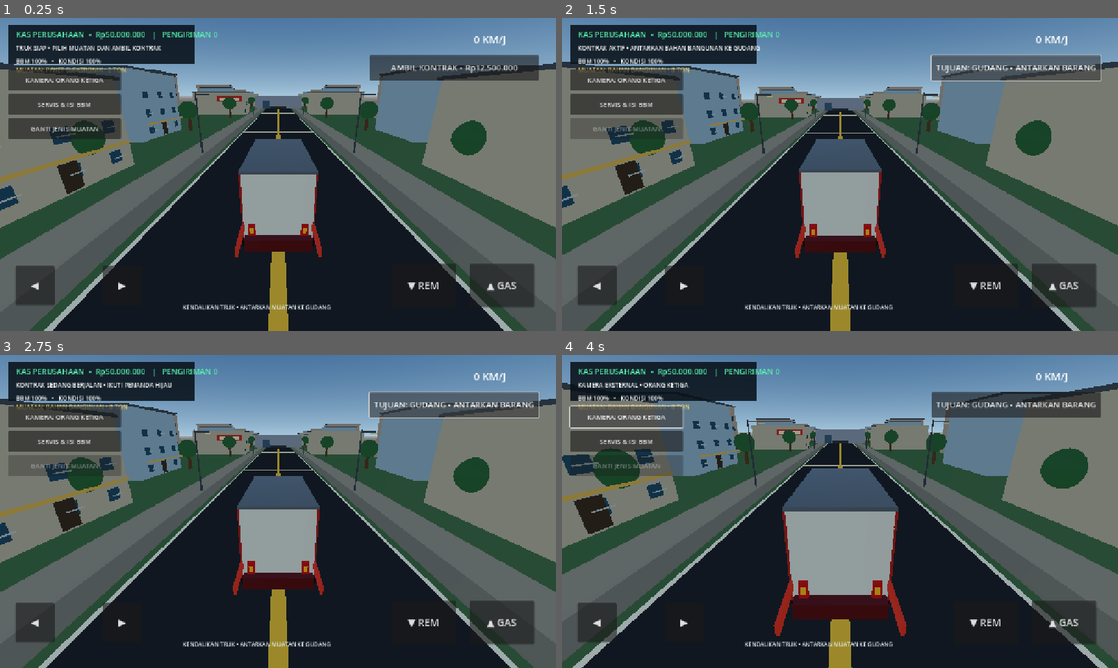
Above: before the commit, frames 1-4 (two rows, left to right).
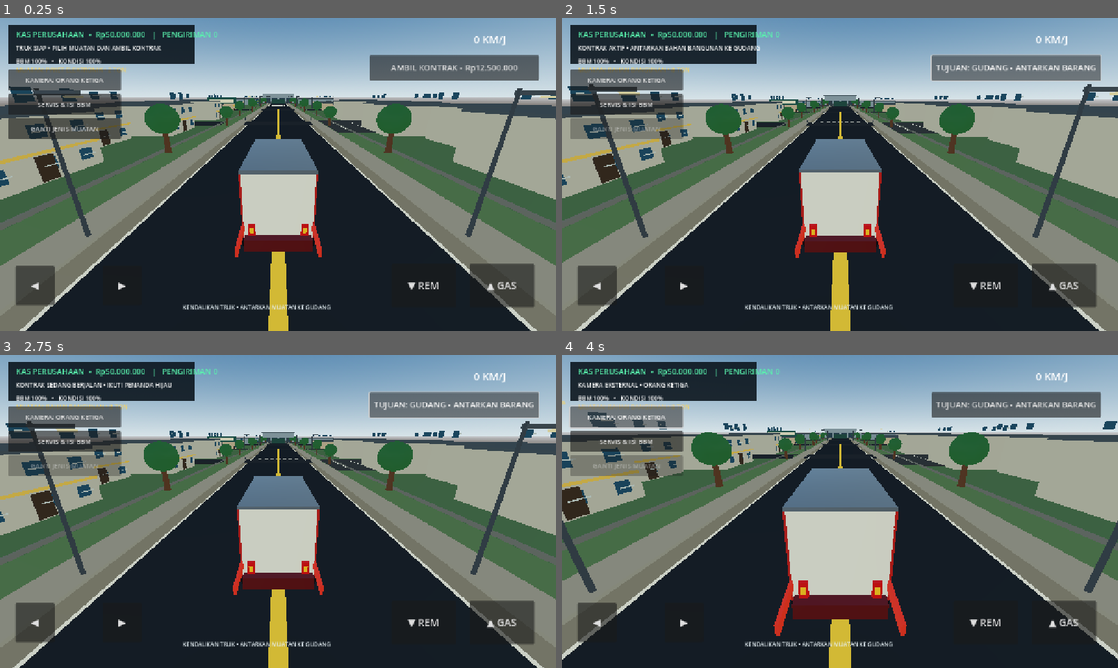
Above: after the commit, the same moments.

Repository: Muhtadi112/Business-Empire
Game: Godot game, scene res://scenes/main.tscn
Two runs of this game, one before a commit and one after it. Both use one fixed random seed, a clock stepped at 60 frames per second and the inputs below.
Inputs:
- Up to frame 1 (0.25 s): no input
- Up to frame 2 (1.5 s): click "GANTI JENIS MUATAN" at 0.5 s; click "AMBIL KONTRAK • Rp18.500.000" at 1.25 s
- Up to frame 3 (2.75 s): click "TUJUAN: GUDANG • ANTARKAN BAR…" at 2 s
- Up to frame 4 (4 s): click "KAMERA: ORANG KETIGA" at 2.75 s; click "KAMERA: KABIN" at 3.5 s

The runs differ from the first frame. In frame 1, 65% of the frame differs, in the area x 0-100%, y 0-100%; in frame 2, 65%; in frame 3, 65%; in frame 4, 66%.

Commit message:
Build expanded Indonesian logistics city map using Kenney asset packs

Diff:
--- a/godot/scripts/main.gd
+++ b/godot/scripts/main.gd
@@ -37,7 +37,7 @@
 var cargo_button: Button
 var cargo_label: Label
 var warehouse_marker: MeshInstance3D
-var target_position := Vector3(0, 0, -95.0)
+var target_position := Vector3(0, 0, -185.0)
 var joystick_vector := Vector2.ZERO
 var touch_origin := Vector2.ZERO
 var joystick_touch := -1
@@ -105,44 +105,95 @@
 		_save_game()
 
 func _build_world() -> void:
+	# MAP: kota kecil Indonesia dengan koridor utama, pusat komersial,
+	# kawasan permukiman, industri, dan terminal logistik.
 	var world_env := WorldEnvironment.new()
 	var environment := Environment.new()
 	environment.background_mode = Environment.BG_SKY
 	environment.sky = Sky.new()
 	var sky_material := ProceduralSkyMaterial.new()
-	sky_material.sky_top_color = Color(0.17, 0.35, 0.55)
-	sky_material.sky_horizon_color = Color(0.65, 0.78, 0.86)
+	sky_material.sky_top_color = Color(0.16, 0.32, 0.49)
+	sky_material.sky_horizon_color = Color(0.72, 0.79, 0.82)
 	environment.sky.sky_material = sky_material
 	environment.ambient_light_source = Environment.AMBIENT_SOURCE_COLOR
-	environment.ambient_light_color = Color(0.72, 0.78, 0.86)
-	environment.ambient_light_energy = 0.8
+	environment.ambient_light_color = Color(0.78, 0.81, 0.82)
+	environment.ambient_light_energy = 0.9
+	environment.tonemap_mode = Environment.TONE_MAPPER_FILMIC
 	world_env.environment = environment
 	add_child(world_env)
 
-	_add_box(self, Vector3(0, -0.6, -35), Vector3(220, 1, 260), Color(0.25, 0.42, 0.25))
+	# Tanah utama dan bidang rumput di luar kota.
+	_add_box(self, Vector3(0, -0.65, -75), Vector3(260, 1.2, 430), Color(0.27, 0.39, 0.25))
 	var ground_body := StaticBody3D.new()
-	ground_body.position = Vector3(0, -0.6, -35)
+	ground_body.position = Vector3(0, -0.65, -75)
 	var ground_collision := CollisionShape3D.new()
 	var ground_shape := BoxShape3D.new()
-	ground_shape.size = Vector3(220, 1, 260)
+	ground_shape.size = Vector3(260, 1.2, 430)
 	ground_collision.shape = ground_shape
 	ground_body.add_child(ground_collision)
 	add_child(ground_body)
-	_add_box(self, Vector3(0, -0.05, -35), Vector3(12, 0.12, 250), Color(0.12, 0.13, 0.14))
-	for z in range(15, -151, -12):
-		_add_box(self, Vector3(0, 0.025, z), Vector3(0.18, 0.025, 5.0), Color(0.92, 0.86, 0.55))
+
+	# Jalan arteri utama dua arah.
+	_add_box(self, Vector3(0, -0.015, -75), Vector3(13.5, 0.12, 410), Color(0.105, 0.115, 0.12))
+	_add_box(self, Vector3(-7.1, 0.0, -75), Vector3(1.0, 0.14, 410), Color(0.48, 0.46, 0.39))
+	_add_box(self, Vector3(7.1, 0.0, -75), Vector3(1.0, 0.14, 410), Color(0.48, 0.46, 0.39))
+	for z in range(125, -276, -10):
+		_add_box(self, Vector3(0, 0.065, float(z)), Vector3(0.16, 0.025, 4.5), Color(0.94, 0.82, 0.48))
 	for side in [-1, 1]:
-		_add_box(self, Vector3(side * 7.5, 0.0, -35), Vector3(2.0, 0.12, 250), Color(0.48, 0.48, 0.43))
-		for i in range(9):
-			var zpos := 10.0 - float(i) * 22.0
-			var x := float(side) * (19.0 + float(i % 3) * 7.0)
-			var size := Vector3(12.0 + float(i % 2) * 4.0, 7.0 + float(i % 3) * 2.0, 12.0)
-			_add_building(Vector3(x, size.y / 2.0 - 0.1, zpos), size, [Color(0.72,0.68,0.57), Color(0.57,0.68,0.72), Color(0.69,0.61,0.52)][i % 3])
+		_add_box(self, Vector3(float(side) * 6.55, 0.075, -75), Vector3(0.12, 0.035, 410), Color(0.9, 0.9, 0.82))
+
+	# Jalan penghubung ke blok kota pada tiga distrik.
+	for z in [-28.0, -78.0, -128.0, -178.0, -228.0]:
+		_add_box(self, Vector3(0, 0.015, z), Vector3(100, 0.12, 8.0), Color(0.13, 0.14, 0.145))
+		for x in range(-45, 46, 8):
+			_add_box(self, Vector3(float(x), 0.09, z), Vector3(3.5, 0.025, 0.16), Color(0.88, 0.84, 0.72))
+
+	# Trotoar, jalur hijau, lampu jalan dan pohon peneduh.
+	for side in [-1, 1]:
+		_add_box(self, Vector3(float(side) * 8.6, 0.10, -75), Vector3(2.0, 0.22, 410), Color(0.55, 0.54, 0.48))
+		_add_box(self, Vector3(float(side) * 11.0, 0.015, -75), Vector3(2.8, 0.12, 410), Color(0.31, 0.43, 0.27))
+		for i in range(17):
+			var zpos := 115.0 - float(i) * 23.0
+			_add_tree(Vector3(float(side) * (10.6 + float(i % 2) * 1.2), 0.0, zpos), 0.95 + float(i % 3) * 0.12)
+			if i % 2 == 0:
+				_add_streetlight(Vector3(float(side) * 8.0, 0.0, zpos - 8.0))
+
+	# Pusat komersial: ruko dan bangunan usaha.
+	for i in range(6):
+		var zc := 8.0 - float(i) * 12.0
+		for side in [-1, 1]:
+			var x := float(side) * (22.0 + float(i % 2) * 5.0)
+			_add_building(Vector3(x, 0.0, zc), Vector3(11, 9, 10), Color(0.68, 0.67, 0.59))
+	# Area parkir dan marka depan pertokoan.
+	_add_box(self, Vector3(25, 0.025, -23), Vector3(30, 0.12, 18), Color(0.19, 0.20, 0.20))
+	for i in range(7):
+		_add_box(self, Vector3(12.5 + float(i) * 4.1, 0.10, -23), Vector3(0.12, 0.025, 12), Color(0.88, 0.88, 0.82))
+
+	# Permukiman: rumah lebih renggang, pepohonan dan halaman.
+	for i in range(6):
+		var zs := -55.0 - float(i) * 12.0
+		for side in [-1, 1]:
+			var x := float(side) * (25.0 + float(i % 2) * 10.0)
+			_add_building(Vector3(x, 0.0, zs), Vector3(10, 6, 9), Color(0.72, 0.64, 0.51))
+			_add_tree(Vector3(x + float(side) * 8.0, 0.0, zs - 3.0), 0.9)
+
+	# Zona industri: gudang, workshop dan halaman truk.
+	for i in range(5):
+		var zi := -145.0 - float(i) * 16.0
+		for side in [-1, 1]:
+			var x := float(side) * (27.0 + float(i % 2) * 7.0)
+			_add_building(Vector3(x, 0.0, zi), Vector3(17, 8, 15), Color(0.49, 0.55, 0.57))
+	_add_box(self, Vector3(0, 0.04, -190), Vector3(74, 0.14, 34), Color(0.22, 0.23, 0.22))
+	for i in range(9):
+		_add_box(self, Vector3(-31.0 + float(i) * 7.5, 0.13, -190), Vector3(0.13, 0.025, 24), Color(0.91, 0.82, 0.48))
+
+	# Model jalan modular Kenney sebagai detail visual pada persimpangan.
+	for z in [-28.0, -78.0, -128.0, -178.0]:
+		_add_kenney_model("roads", "road-straight", Vector3(0, 0.09, z), Vector3(0.45, 0.45, 0.45))
+
 	_add_roadside_details()
 	_add_warehouse()
-	_add_box(self, Vector3(0, 0.15, -35), Vector3(0.5, 0.25, 250), Color(0.94, 0.76, 0.2))
-	_add_box(self, Vector3(-5.85, 0.08, -35), Vector3(0.12, 0.08, 250), Color(0.95, 0.95, 0.86))
-	_add_box(self, Vector3(5.85, 0.08, -35), Vector3(0.12, 0.08, 250), Color(0.95, 0.95, 0.86))
+	_add_box(self, Vector3(0, 0.15, -75), Vector3(0.5, 0.25, 410), Color(0.94, 0.76, 0.2))
 
 func _add_box(parent: Node3D, pos: Vector3, size: Vector3, color: Color) -> MeshInstance3D:
 	var mesh_instance := MeshInstance3D.new()
@@ -193,23 +244,17 @@
 	return true
 
 func _add_roadside_details() -> void:
-	# Tile jalan Kenney disusun sepanjang koridor utama.
-	for tile_index in range(25):
-		var road_z := 85.0 - float(tile_index) * 10.0
-		_add_kenney_model("roads", "road-straight", Vector3(0, 0.035, road_z), Vector3(1.0, 1.0, 1.0))
+	# Papan petunjuk distrik di sisi jalan.
+	_add_box(self, Vector3(-16.0, 2.6, -42), Vector3(0.22, 5.2, 0.22), Color(0.24, 0.26, 0.27))
+	_add_box(self, Vector3(-16.0, 4.7, -42), Vector3(8.0, 1.6, 0.28), Color(0.12, 0.31, 0.27))
+	_add_box(self, Vector3(-16.0, 4.72, -41.82), Vector3(7.1, 0.9, 0.035), Color(0.9, 0.87, 0.72))
+	# Pembatas jalan dan drainase di pinggir arteri.
 	for side in [-1, 1]:
-		_add_box(self, Vector3(side * 8.8, 0.12, -35), Vector3(2.2, 0.22, 250), Color(0.58, 0.57, 0.51))
-		for i in range(8):
-			var z := 8.0 - float(i) * 24.0
-			var x := float(side) * (13.5 + float(i % 2) * 2.0)
-			_add_tree(Vector3(x, 0.0, z), 1.0 + float(i % 3) * 0.15)
-			if i % 2 == 0:
-				_add_streetlight(Vector3(float(side) * 7.8, 0.0, z - 7.0))
-	_add_box(self, Vector3(0, 0.08, -14), Vector3(11.8, 0.12, 0.5), Color(0.92, 0.88, 0.72))
-	_add_box(self, Vector3(0, 0.08, -56), Vector3(11.8, 0.12, 0.5), Color(0.92, 0.88, 0.72))
-	_add_box(self, Vector3(-14.0, 2.5, -43), Vector3(0.25, 5.0, 0.25), Color(0.25, 0.27, 0.28))
-	_add_box(self, Vector3(-14.0, 4.9, -43), Vector3(7.0, 1.5, 0.25), Color(0.78, 0.16, 0.12))
-	_add_box(self, Vector3(-14.0, 4.9, -42.82), Vector3(5.8, 0.85, 0.04), Color(0.95, 0.88, 0.7))
+		_add_box(self, Vector3(float(side) * 12.7, 0.12, -75), Vector3(0.22, 0.24, 410), Color(0.39, 0.4, 0.37))
+	# Marka zebra cross pada persimpangan.
+	for z in [-28.0, -78.0, -128.0, -178.0]:
+		for i in range(7):
+			_add_box(self, Vector3(-4.5 + float(i) * 1.5, 0.105, z - 5.0), Vector3(0.85, 0.025, 1.2), Color(0.88, 0.88, 0.82))
 
 func _add_tree(pos: Vector3, scale_value: float) -> void:
 	var model := "tree-large" if scale_value > 1.1 else "tree-small"
@@ -253,10 +298,24 @@
 	_add_box(self, pos + Vector3(1.15, 5.72, 0), Vector3(0.42, 0.08, 0.3), Color(0.95, 0.88, 0.62))
 
 func _add_warehouse() -> void:
-	_add_box(self, Vector3(0, 3.0, -103), Vector3(24, 6, 20), Color(0.55, 0.59, 0.62))
-	_add_box(self, Vector3(0, 0.4, -92.8), Vector3(8, 0.8, 0.3), Color(0.17, 0.2, 0.22))
-	_add_box(self, Vector3(-6, 1.8, -92.5), Vector3(3.5, 3.6, 0.25), Color(0.22, 0.34, 0.42))
-	warehouse_marker = _add_box(self, target_position, Vector3(10, 0.15, 10), Color(0.2, 0.8, 0.45))
+	# Terminal distribusi utama di ujung rute.
+	_add_box(self, Vector3(0, 0.10, -185), Vector3(76, 0.2, 42), Color(0.24, 0.25, 0.24))
+	_add_box(self, Vector3(0, 4.2, -205), Vector3(30, 8.4, 22), Color(0.52, 0.58, 0.6))
+	_add_box(self, Vector3(0, 8.45, -205), Vector3(30.8, 0.35, 22.8), Color(0.22, 0.27, 0.29))
+	# Pintu loading dock.
+	for x in [-10.0, -3.5, 3.5, 10.0]:
+		_add_box(self, Vector3(x, 2.2, -193.85), Vector3(4.8, 4.4, 0.22), Color(0.17, 0.25, 0.29))
+		_add_box(self, Vector3(x, 0.25, -192.9), Vector3(5.2, 0.35, 1.8), Color(0.63, 0.65, 0.63))
+	# Pagar perimeter terminal.
+	for x in range(-38, 39, 4):
+		for z in [-225, -165]:
+			_add_box(self, Vector3(float(x), 1.0, float(z)), Vector3(0.12, 2.0, 0.12), Color(0.3, 0.33, 0.33))
+	for z in range(-225, -164, 4):
+		for x in [-38.0, 38.0]:
+			_add_box(self, Vector3(x, 1.0, float(z)), Vector3(0.12, 2.0, 0.12), Color(0.3, 0.33, 0.33))
+	_add_box(self, Vector3(0, 1.9, -165), Vector3(11, 3.8, 0.25), Color(0.14, 0.28, 0.24))
+	# Marker area bongkar muat.
+	warehouse_marker = _add_box(self, target_position, Vector3(12, 0.16, 12), Color(0.2, 0.8, 0.45))
 	var marker_material := StandardMaterial3D.new()
 	marker_material.albedo_color = Color(0.1, 0.9, 0.4, 0.35)
 	marker_material.transparency = BaseMaterial3D.TRANSPARENCY_ALPHA
